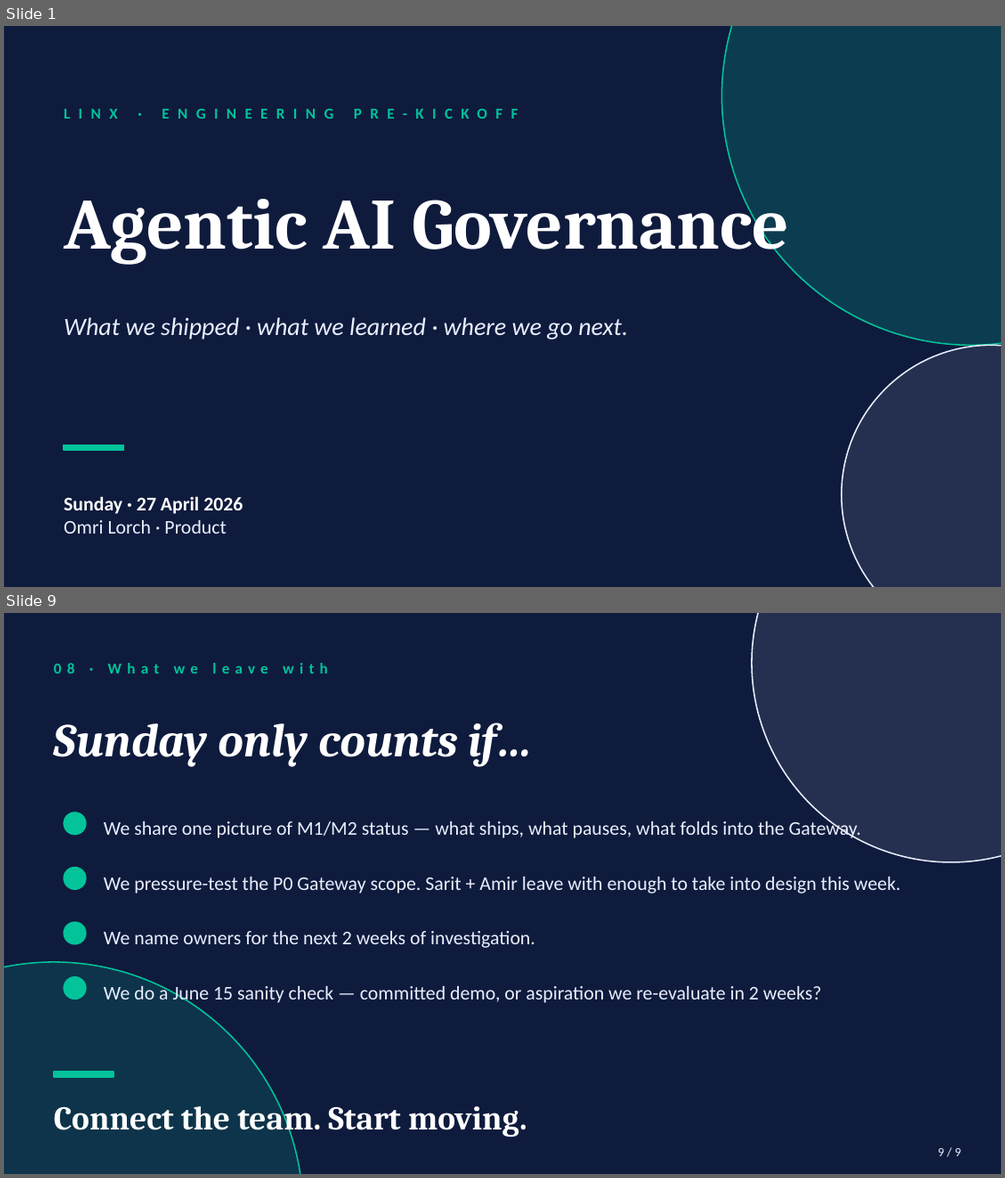
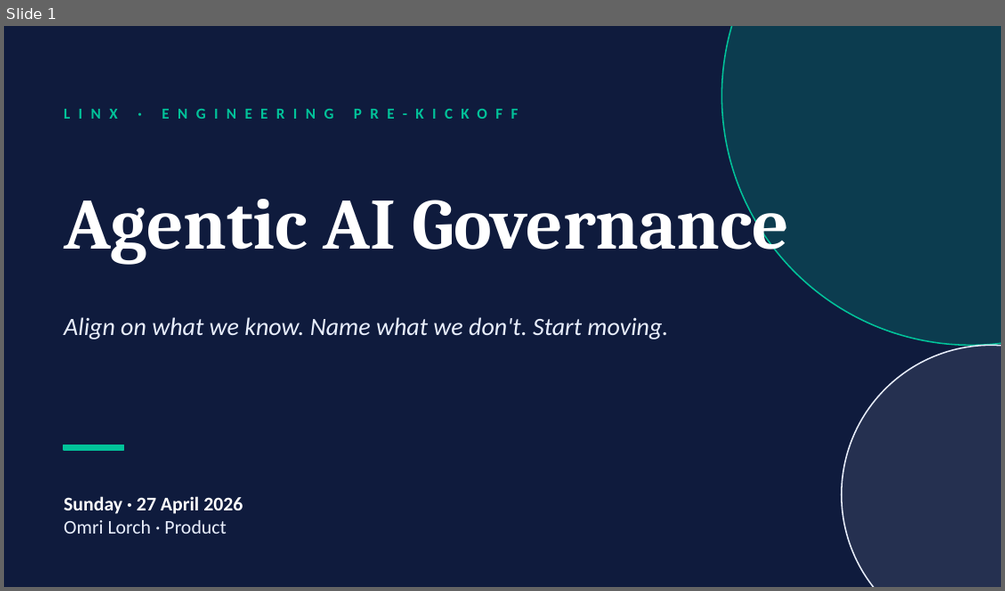
Before and after one commit to Lorch19/ol-linx-agent, a slide deck: artifacts/eng-prekickoff-2026-04-27.pptx. Shown one above the other, each under a label of ours: slides 1 and 9 before the commit, slide 1 after it; the slides between them are not shown. The pictures are 1005x1178 and 1005x591 pixels, drawn with LibreOffice and Linux fonts; fonts in the diff are those of the drawing. Boxes give left, top, right and bottom in pixels: in the first picture for what was removed or moved away, otherwise in the second. Text is boxed around its words. In the diff, an @@ line names an element or a change of style, - is before the commit and + after.

```diff
--- a/artifacts/eng-prekickoff-2026-04-27.pptx
+++ b/artifacts/eng-prekickoff-2026-04-27.pptx
@@ slide 9 removed at [4, 613, 1001, 1174], background #0F1B3D @@
@@ ellipse removed at [752, 613, 1001, 862] @@
@@ text removed at [54, 663, 328, 674] @@
-08 · What we leave with
@@ text removed at [54, 722, 532, 767] @@
-Sunday only counts if…
@@ ellipse removed at [64, 812, 86, 835] @@
@@ text removed at [104, 819, 861, 841] @@
-We share one picture of M1/M2 status — what ships, what pauses, what folds into the Gateway.
@@ ellipse removed at [64, 868, 86, 889] @@
@@ text removed at [104, 876, 901, 893] @@
-We pressure-test the P0 Gateway scope. Sarit + Amir leave with enough to take into design this week.
@@ ellipse removed at [64, 922, 86, 944] @@
@@ text removed at [104, 931, 535, 948] @@
-We name owners for the next 2 weeks of investigation.
@@ ellipse removed at [4, 962, 303, 1174] @@
@@ ellipse removed at [64, 977, 86, 998] @@
@@ text removed at [104, 983, 821, 1005] @@
-We do a June 15 sanity check — committed demo, or aspiration we re-evaluate in 2 weeks?
@@ rectangle removed at [54, 1071, 113, 1077] @@
@@ text removed at [54, 1098, 527, 1137] @@
-Connect the team. Start moving.
@@ text removed at [938, 1148, 961, 1156] @@
-9 / 9
@@ slide 1 changed as well @@
@@ text at [64, 317, 668, 339]: text changed @@
-What we shipped · what we learned · where we go next.
+Align on what we know. Name what we don't. Start moving.
```
Also in this commit, not shown: 3 other slides changed, 4 slides added, 4 other slides removed, 1 other file.
